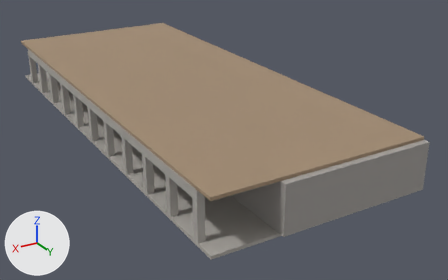
What one commit did to the glTF model assets/level/garrison/west_range.glb.
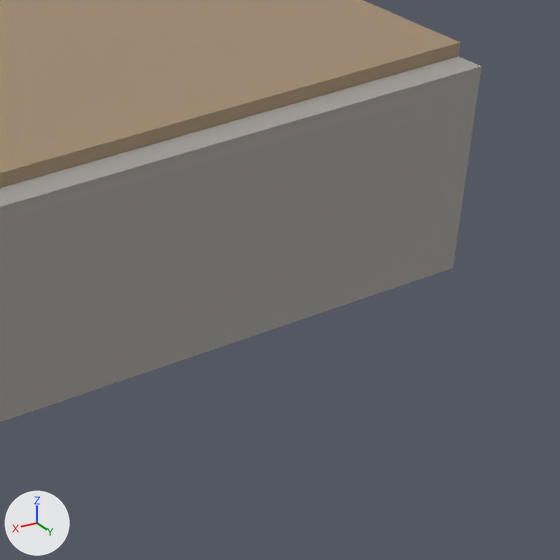
Each version appears first whole from a 50 mm camera at (-3.5, 36.0, 16.9) aimed at (-25.4, -0.5, -1.3), and next in a close-up on the part from 71% to 100% of the width and 45% to 92% of the height. Every picture has the same lights, and +X, +Y and +Z are marked at lower left. The last two pictures show the newer version.

In view in the first close-up: 'floor_board_2.123', 'floor_board_2.124', 'floor_board_2.140', 'floor_board_2.141', 'floor_board_2.157', 'floor_board_2.158', 'floor_board_2.174', 'wall_rubble_4.001', 'wall_rubble_4.002' and 4 more.
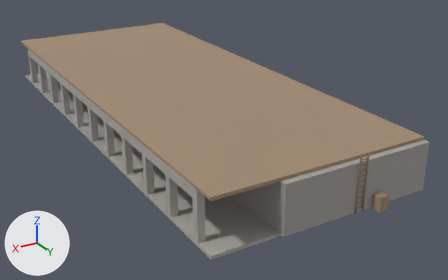
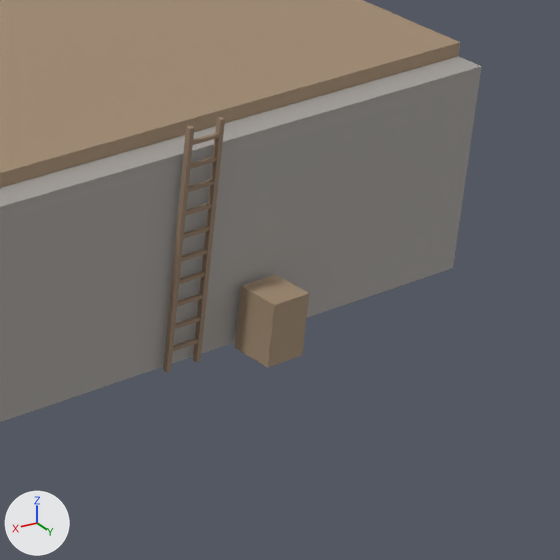
Where the change shows, as pixel boxes [x1, y1, x2, y2] in the close-ups (560 x 560 px):
'barrel.002', moved (not visible before)
    after: [234, 274, 309, 367]
'ladder_3.001', added (brown)
    after: [163, 117, 225, 372]

What changed in the scene script:
```text
Add me_kit_ladder_3:
    me_kit_ladder_3.from_pydata(...)  # 96 vertices, 144 faces; spans x -0.28..0.28, y -0.04..0.04, z 0.0..3.4
    me_kit_ladder_3.materials.append(mat_timber)  # brown #957e69
Change ob_barrel_002:
    ob_barrel_002.location: (-21.2, -6.0, 0.0) -> (-26.2, 14.8, 0.0)
Add ob_ladder_3_001:
    ob_ladder_3_001 = bpy.data.objects.new('ladder_3.001', me_kit_ladder_3)
    ob_ladder_3_001.location = (-25.0, 14.5, 0.0)
```
